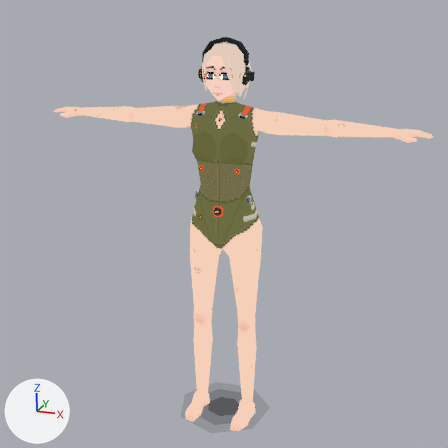
Before and after pictures for a commit that changed the Blender file pilot_oc.blend.
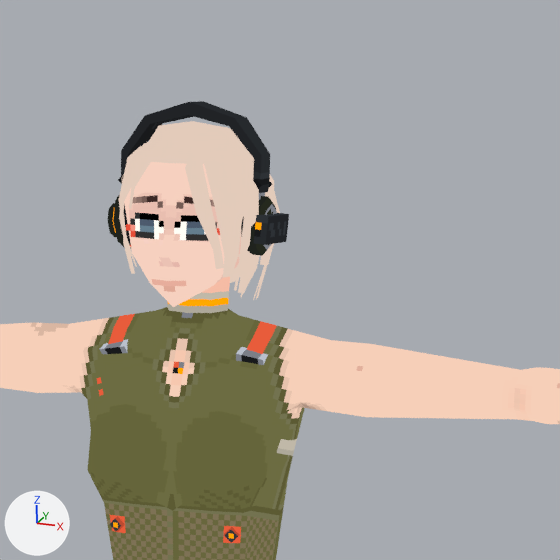
Old and new are each drawn from the file's camera 'Camera.001' and again close up on the part from 37% to 76% of the width and 1% to 40% of the height. The axes (+X, +Y, +Z) are drawn at lower left. The lights are the same throughout. The last two pictures show the newer version.

Script lines for the objects in view, before the commit:
```python
me_cube_002 = bpy.data.meshes.new('Cube.002')
me_cube_002.from_pydata(...)  # 236 vertices, 126 faces; spans x -0.102..0.1, y -0.084..0.157, z 1.492..1.74
me_cube_002.polygons.foreach_set('use_smooth', [True] * 126)
me_cube_002.materials.append(mat_pilot_material)
me_pilot_mesh = bpy.data.meshes.new('Pilot_Mesh')
me_pilot_mesh.from_pydata(...)  # 749 vertices, 830 faces; spans x -0.86..0.86, y -0.17..0.14, z 0.0..1.77
me_pilot_mesh.materials.append(mat_pilot_material)
ob_hair_mesh = bpy.data.objects.new('Hair_Mesh', me_cube_002)
ob_hair_mesh.location = (0.0, 0.0, 0.0)
ob_pilot_mesh = bpy.data.objects.new('Pilot_Mesh', me_pilot_mesh)
ob_pilot_mesh.location = (0.0, 0.0, 0.0)
```
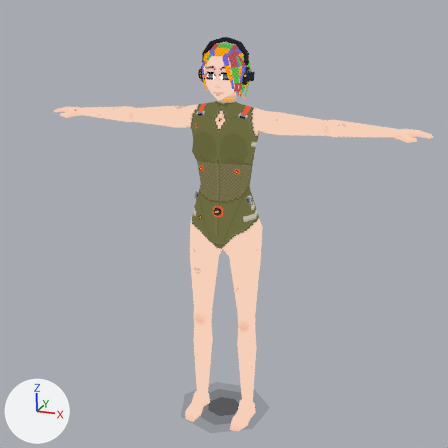
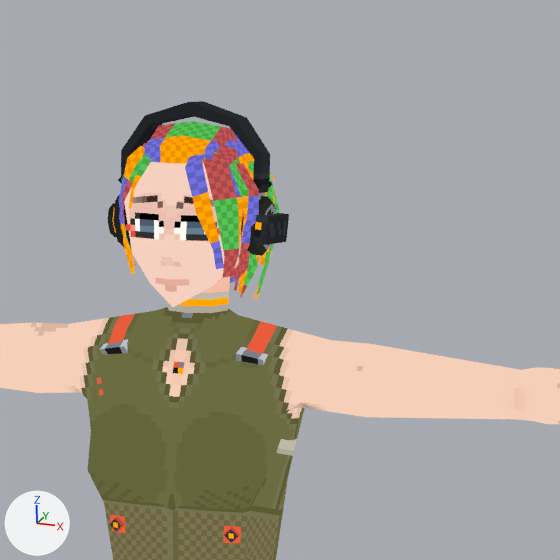
Changed parts and their boxes [x1, y1, x2, y2] in the close-ups (560 x 560 px; the box of a moved part takes in the faces that stretch with it):
```json
{"part": 1, "of": "me_cube_002", "change": "moved or reshaped", "before": [230, 161, 274, 299], "after": [230, 161, 275, 299], "on screen": "mostly hidden"}
{"part": 2, "of": "me_cube_002", "change": "surface changed", "before": [119, 121, 280, 300], "after": [119, 121, 280, 300], "on screen": "darker"}
```

The change, as JSON lines over the scene's bpy script:
```json
{"block": "me_cube_002", "where": "# used by ob_hair_mesh; location = (0.0, 0.0, 0.0)"}
{"op": "remove", "block": "me_cube_002", "code": "me_cube_002.from_pydata(...)  # 236 vertices, 126 faces; spans x -0.102..0.1, y -0.084..0.157, z 1.492..1.74"}
{"op": "add", "block": "me_cube_002", "code": "me_cube_002.from_pydata(...)  # 236 vertices, 128 faces; spans x -0.102..0.1, y -0.084..0.157, z 1.492..1.74"}
{"block": "me_cube_002", "change": "me_cube_002 part 1"}
{"block": "me_cube_002", "change": "6 faces are deleted"}
{"block": "me_cube_002", "change": "5 vertices move from x 0.059..0.088, y 0.008..0.09, z 1.545..1.701 to x 0.06..0.089, y 0.009..0.092, z 1.552..1.705"}
{"block": "me_cube_002", "change": "8 new faces join them"}
{"block": "me_cube_002", "change": "me_cube_002 part 2: 120 kept faces spanning x -0.102..0.1, y -0.084..0.157, z 1.492..1.74 get new texture (UV) coordinates"}
```
